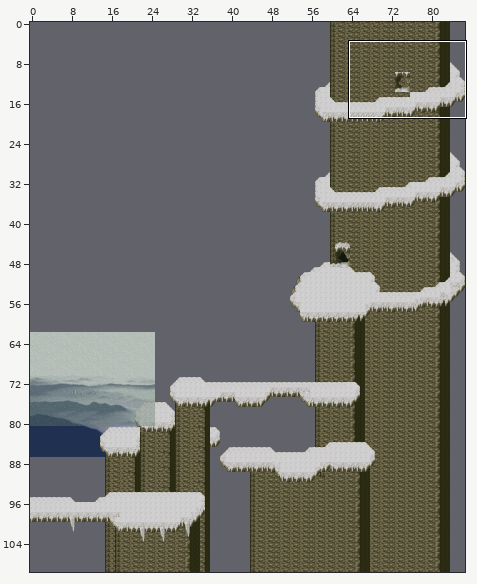
Two versions of a level (Tiled map, maps/northmountains_3.tmx). Above, an overview of the earlier version with the close-up marked.
Close-up. Before:
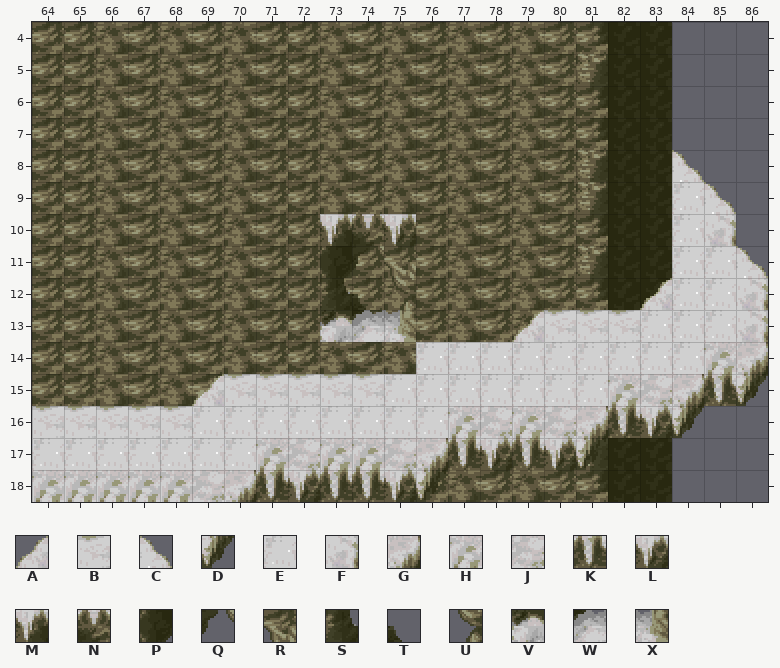
Cells are 32x32 px. Shown: x 64..86, y 4..18.
Key: from "forest2": A 190, B 191, C 195, D 198, E 261, F 264, G 333, H 399, J 400, K 468, L 469, M 1718, N 1719, P 1787, Q 1788, R 1789, S 1856, T 1857, U 1858, V 1925, W 1926, X 1927.
_ is an empty cell.
Layers that did not change in this view are not listed.
Layer "ground3" before, first column x 64:
 4 _______________________
 5 _______________________
 6 _______________________
 7 _______________________
 8 ____________________C__
 9 ____________________EC_
10 _________MNL________EF_
11 _________PQR________EEC
12 _________STU_______AEEF
13 _________VWX___ABBBEEEF
14 ____________EEEEEEEEEHG
15 _____ABBBBBEEEEEEEHJGKD
16 BBBBBEEEEEEEEHJHJGKLD__
17 EEEEEEEHJHHJGKLKLD_____
18 HHHHHJGKLKKLD__________
Now the later version:
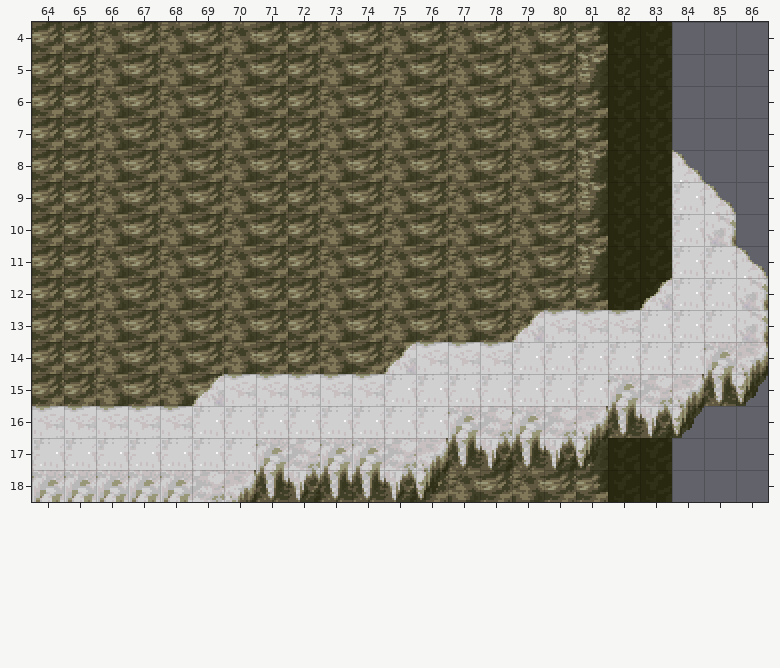
From old to new:
Layer "ground3":
The edit adds tile A in row 14 at x 75.
Tile E gives way to tile B in row 14 at x 76 to 78.
The author cleared tile L in row 10 at x 75.
The author cleared tile M in row 10 at x 73.
The author cleared tile N in row 10 at x 74.
The author cleared tile P in row 11 at x 73.
The author cleared tile Q in row 11 at x 74.
The author cleared tile R in row 11 at x 75.
The author cleared tile S in row 12 at x 73.
The author cleared tile T in row 12 at x 74.
The author cleared tile U in row 12 at x 75.
The author cleared tile V in row 13 at x 73.
The author cleared tile W in row 13 at x 74.
The author cleared tile X in row 13 at x 75.
Changed places in both close-ups, as pixel boxes (x1, y1, x2, y2):
changed: (320, 214, 512, 374)
